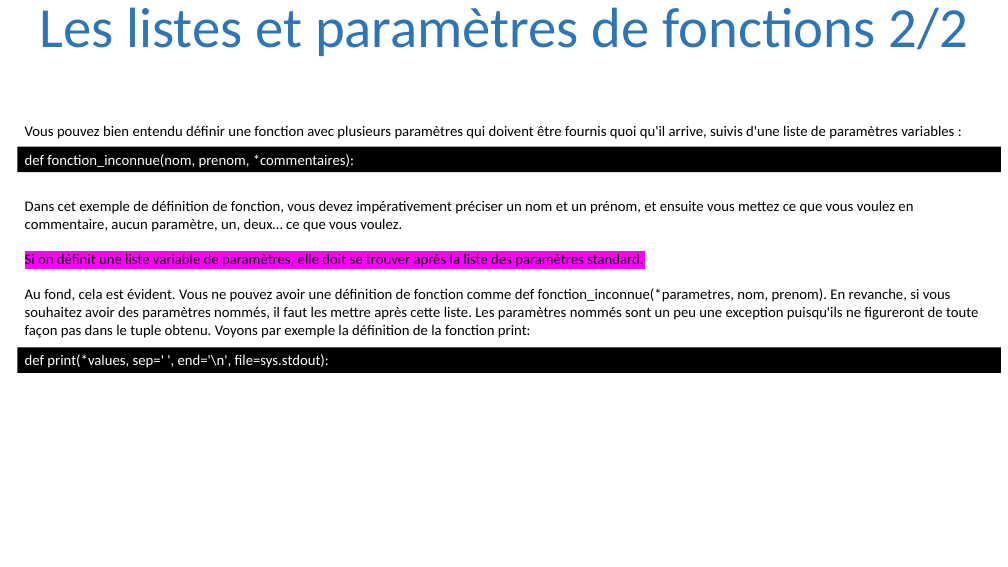
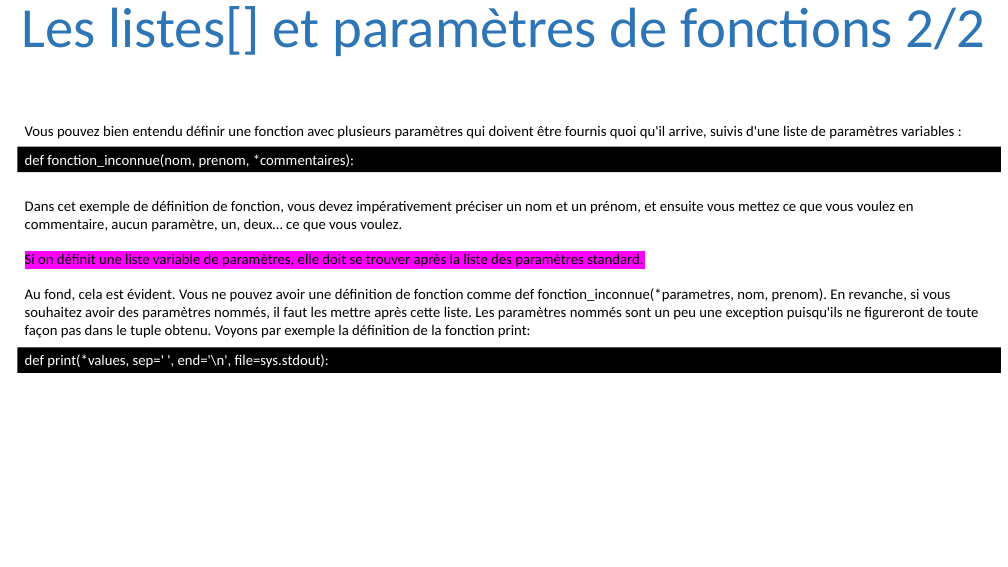
Before and after one commit to julienPalleau/PythonDoc, a slide deck: slide 75 of Python-resume.pptx. Drawn at 1008x567 pixels with LibreOffice and Linux fonts; fonts in the diff are those of the drawing. Boxes give left, top, right and bottom in pixels: in the first picture for what was removed or moved away, otherwise in the second. Text is boxed around its words. In the diff, an @@ line names an element or a change of style, - is before the commit and + after.

```diff
--- a/Python-resume.pptx
+++ b/Python-resume.pptx
@@ title at [22,6,985,56]: text changed @@
-Les listes et paramètres de fonctions 2/2
+Les listes[] et paramètres de fonctions 2/2
```
Also in this commit, not shown: 9 other slides changed, 30 slides added.
